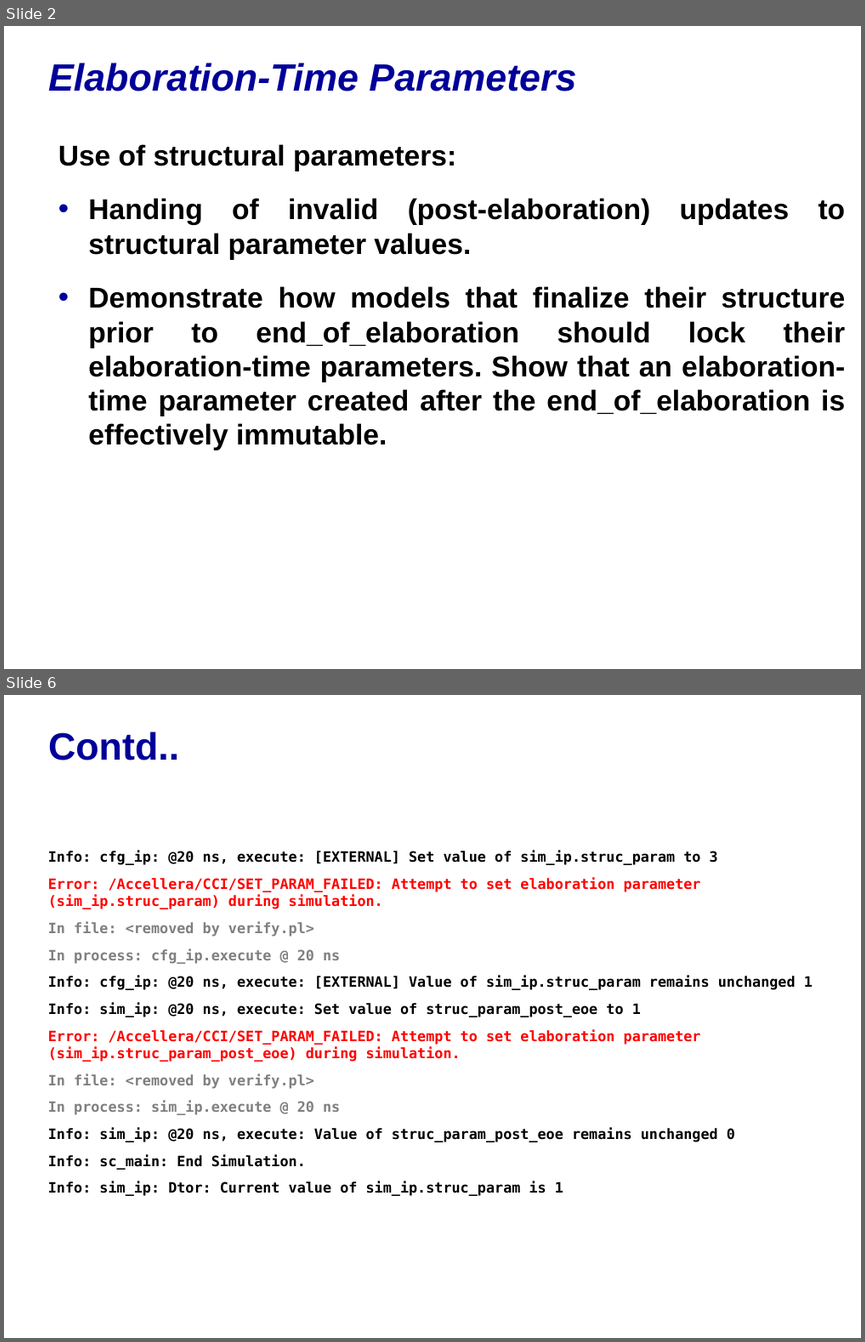
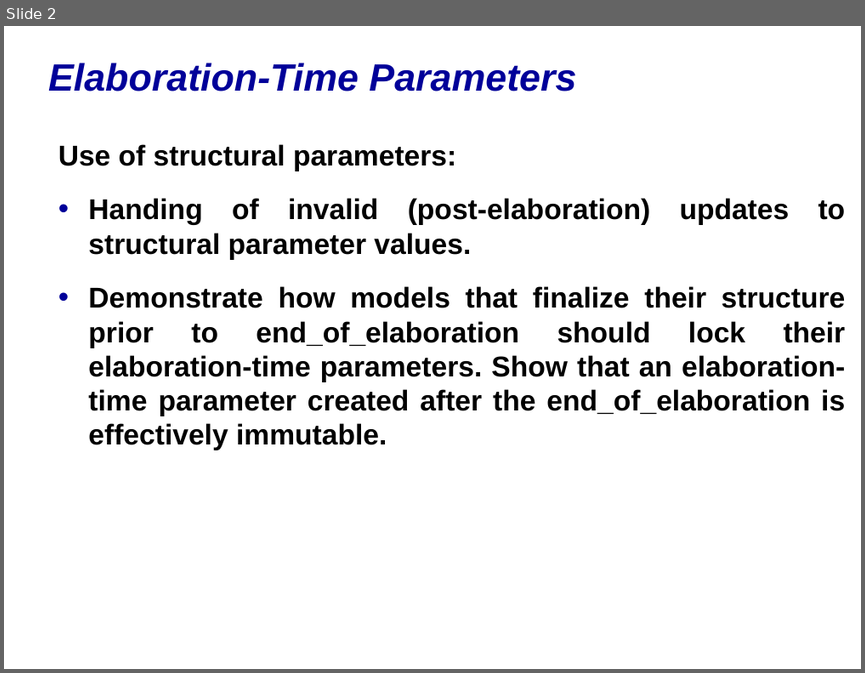
Before and after one commit to accellera-official/cci, a slide deck: examples/ex03_Elab_Time_Param/docs/ex03_Elab_Time_Param.ppt. Shown one above the other, each under a label of ours: slides 2 and 6 before the commit, slide 2 after it; the slides between them are not shown. The pictures are 865x1342 and 865x673 pixels, drawn with LibreOffice and Linux fonts; fonts in the diff are those of the drawing; background and template pictures are left out. Boxes give left, top, right and bottom in pixels: in the first picture for what was removed or moved away, otherwise in the second. Text is boxed around its words. In the diff, an @@ line names an element or a change of style, - is before the commit and + after.

```diff
--- a/examples/ex03_Elab_Time_Param/docs/ex03_Elab_Time_Param.ppt
+++ b/examples/ex03_Elab_Time_Param/docs/ex03_Elab_Time_Param.ppt
@@ slide 6 removed at (4,695,861,1338), background picture (left out) @@
@@ title removed at (48,732,179,760) @@
-Contd..
@@ text removed at (48,851,812,1196) @@
-Info: cfg_ip: @20 ns, execute: [EXTERNAL] Set value of sim_ip.struc_param to 3
-Error: /Accellera/CCI/SET_PARAM_FAILED: Attempt to set elaboration parameter (sim_ip.struc_param) during simulation.
-In file: <removed by verify.pl>
-In process: cfg_ip.execute @ 20 ns
-Info: cfg_ip: @20 ns, execute: [EXTERNAL] Value of sim_ip.struc_param remains unchanged 1
-Info: sim_ip: @20 ns, execute: Set value of struc_param_post_eoe to 1
-Error: /Accellera/CCI/SET_PARAM_FAILED: Attempt to set elaboration parameter (sim_ip.struc_param_post_eoe) during simulation.
-In file: <removed by verify.pl>
-In process: sim_ip.execute @ 20 ns
-Info: sim_ip: @20 ns, execute: Value of struc_param_post_eoe remains unchanged 0
-Info: sc_main: End Simulation.
-Info: sim_ip: Dtor: Current value of sim_ip.struc_param is 1
```
Also in this commit, not shown: 2 slides changed, 1 other slide removed, 10 other files.
